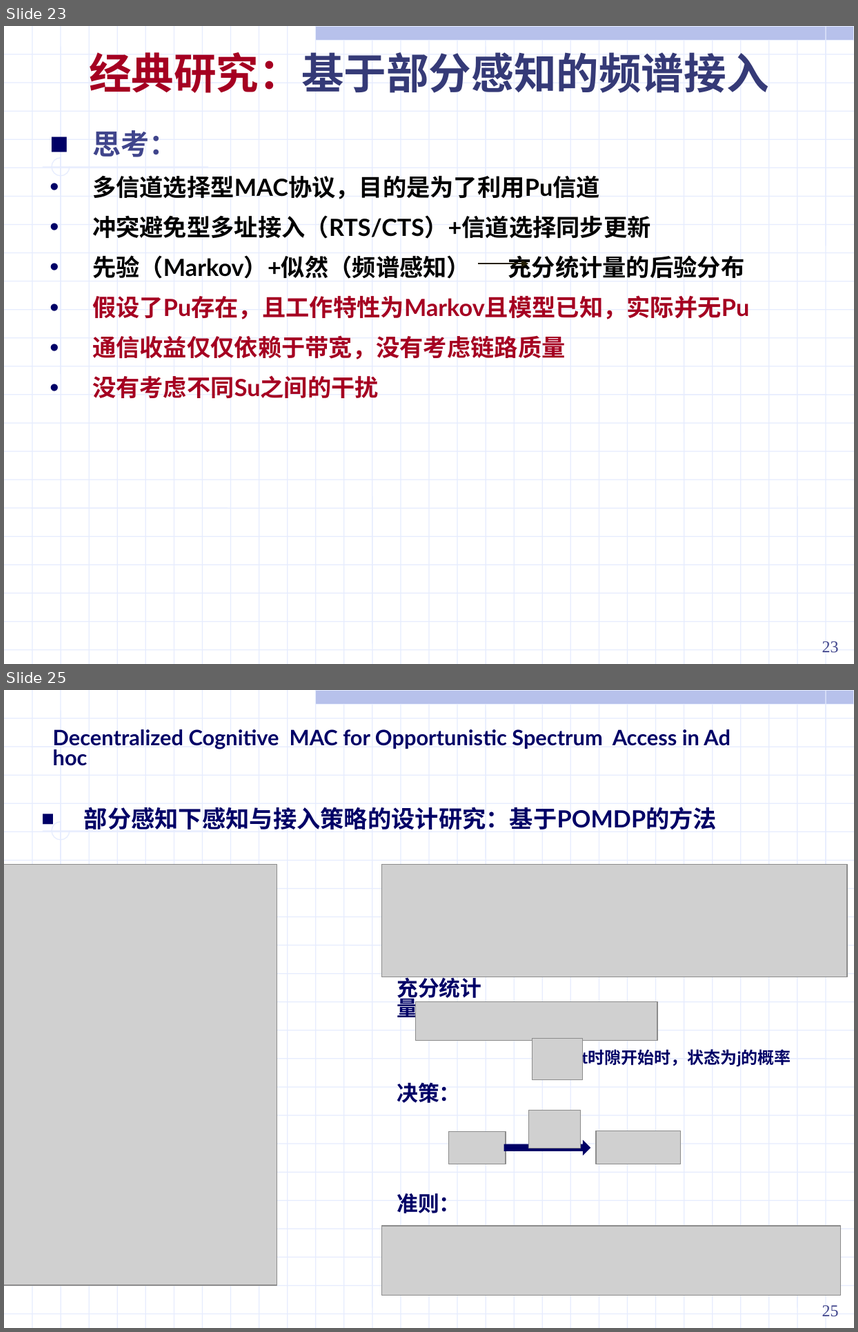
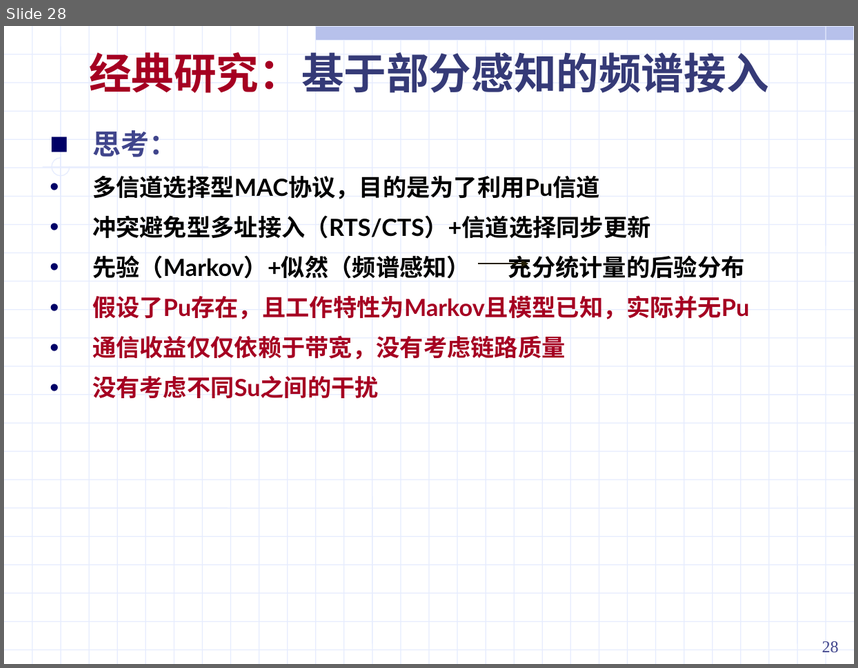
Before and after one commit to ssheroes/hello-world, a slide deck: 战术网频谱共享调研 (2).pptx. Shown one above the other, each under a label of ours: slides 23 and 25 before the commit, slide 28 after it; the slides between them are not shown. The pictures are 858x1332 and 858x668 pixels, drawn with LibreOffice and Linux fonts; fonts in the diff are those of the drawing; grey boxes stand for pictures. Boxes give left, top, right and bottom in pixels: in the first picture for what was removed or moved away, otherwise in the second. Text is boxed around its words. In the diff, an @@ line names an element or a change of style, - is before the commit and + after.

```diff
--- a/战术网频谱共享调研 (2).pptx
+++ b/战术网频谱共享调研 (2).pptx
@@ slide 25 removed at (4,690,854,1328), background #FFFFFF; not listed: 56 template elements that a slide beside it also shows @@
@@ text removed at (53,729,730,766) @@
-Decentralized Cognitive MAC for Opportunistic Spectrum Access in Ad hoc
@@ text removed at (84,807,717,829) @@
-■ 部分感知下感知与接入策略的设计研究：基于POMDP的方法
@@ picture removed at (4,865,277,1285) @@
@@ picture removed at (382,865,847,977) @@
@@ text removed at (397,976,481,1022) @@
-充分统计量：
@@ picture removed at (415,1002,657,1041) @@
@@ picture removed at (532,1038,582,1080) @@
@@ text removed at (582,1049,791,1067) @@
-t时隙开始时，状态为j的概率
@@ text removed at (397,1082,460,1103) @@
-决策：
@@ picture removed at (528,1110,580,1148) @@
@@ picture removed at (448,1131,506,1163) @@
@@ right arrow removed at (506,1144,588,1151) @@
@@ picture removed at (595,1130,681,1163) @@
@@ text removed at (397,1193,460,1213) @@
-准则：
@@ picture removed at (382,1225,842,1295) @@
@@ page number removed at (822,1305,839,1316) @@
-25
@@ what was slide 23 is now slide 28 @@
@@ page number at (822,641,839,653): text changed @@
-23
+28
```
Also in this commit, not shown: 3 slides changed, 7 slides added, 7 other slides removed.
